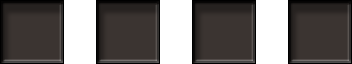
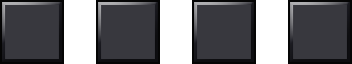
Layers edited between the first and the second 352×64 image:
renamed "Calque 7" to "Calque 12", painted on it over (288, 0, 352, 64)
renamed "Calque 6" to "Calque 11", painted on it over (192, 0, 256, 64)
renamed "Calque 8" to "Calque 10", painted on it over (96, 0, 160, 64)
renamed "Calque 3" to "Calque 9", painted on it over (0, 0, 64, 64)
